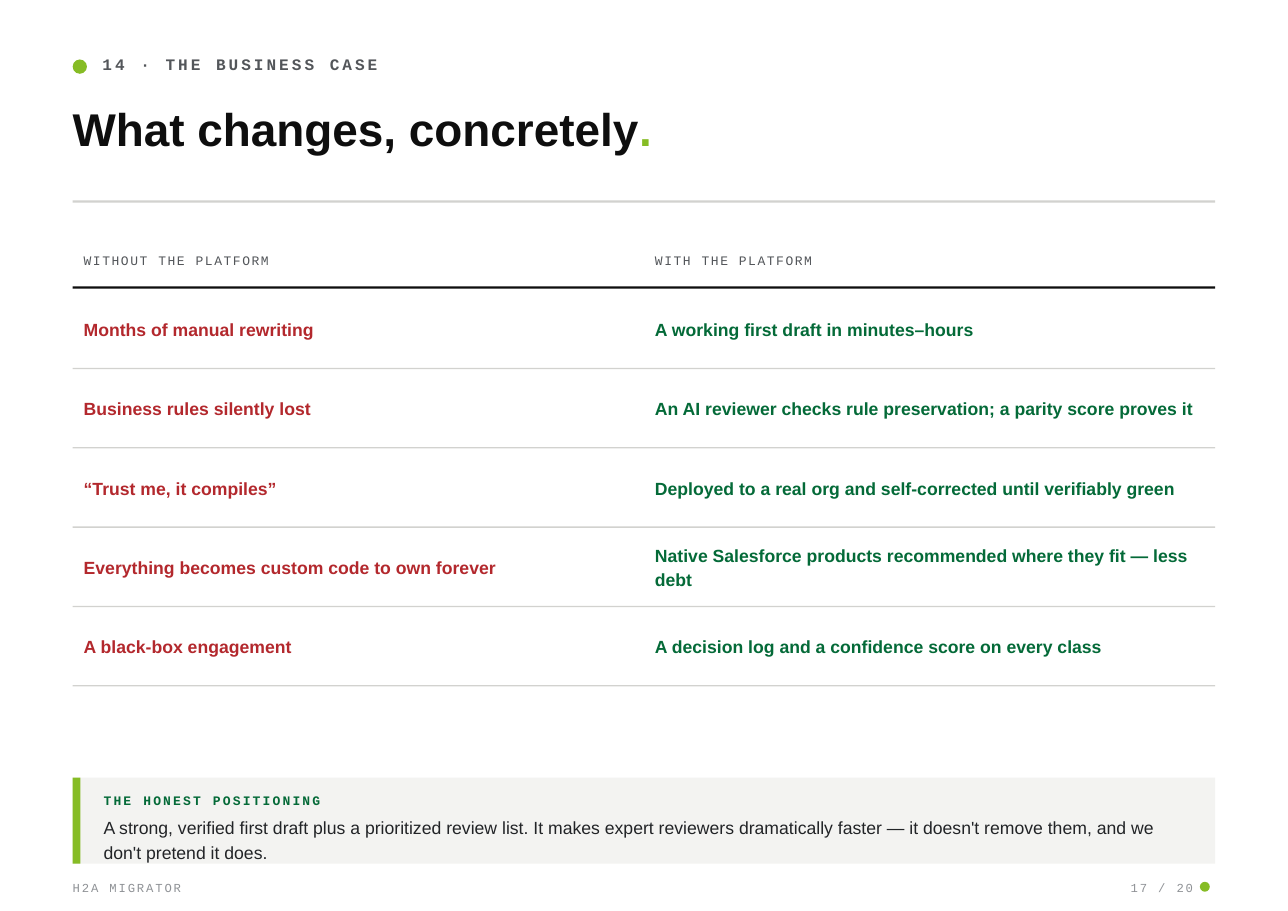
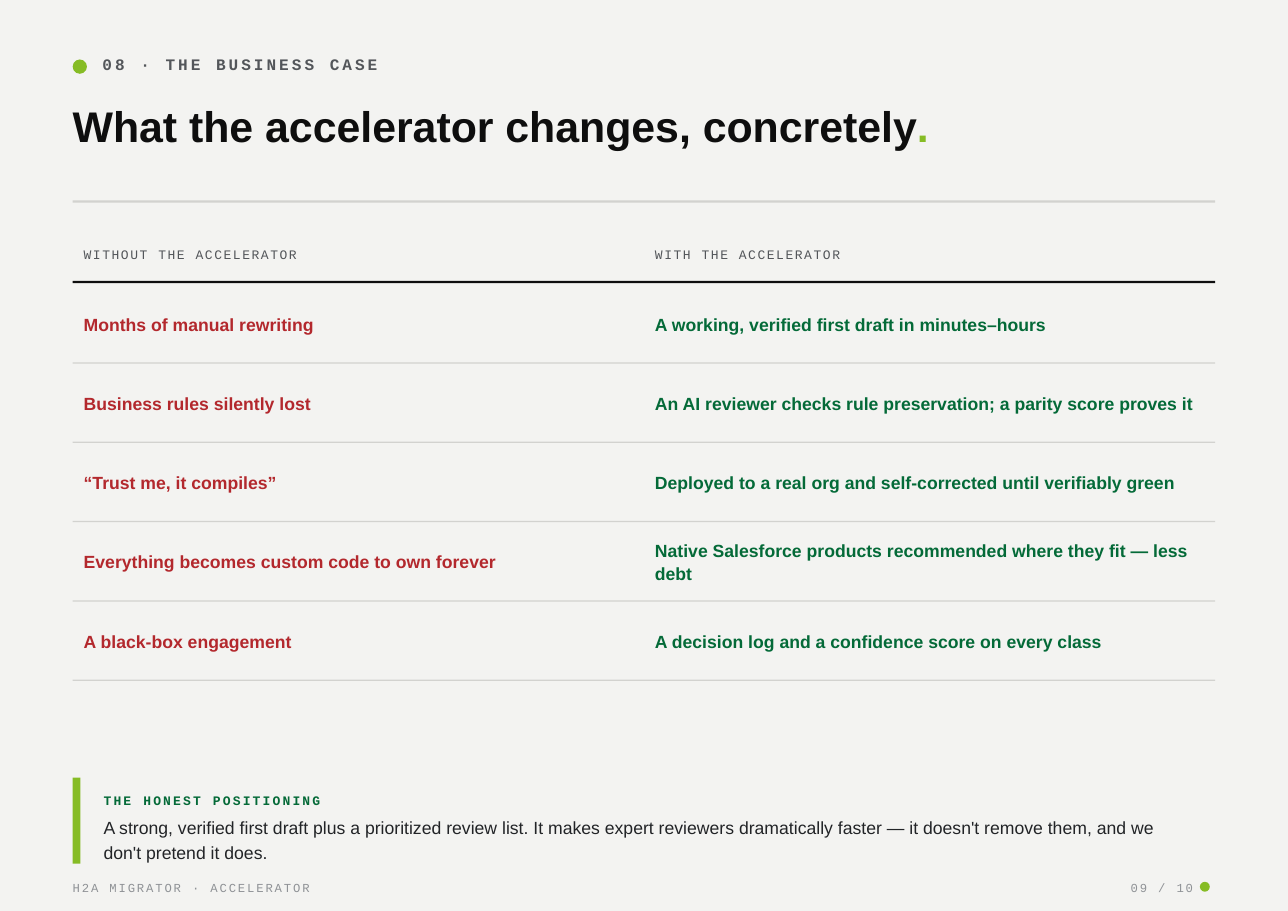
Before and after one commit to Vikaschd04/SAP_Salesforce_Migrator, a slide deck: slide 9 of docs/DEMO_DECK.pptx (slide 17 before the commit). Drawn at 1288x911 pixels with LibreOffice and Linux fonts; fonts in the diff are those of the drawing. Boxes give left, top, right and bottom in pixels: in the first picture for what was removed or moved away, otherwise in the second. Text is boxed around its words. In the diff, an @@ line names an element or a change of style, - is before the commit and + after.

Commit message:
refactor: update H2A Migrator deck generation script to a 10-slide executive accelerator format and remove obsolete PDF.

```diff
--- a/docs/DEMO_DECK.pptx
+++ b/docs/DEMO_DECK.pptx
@@ rectangle added at [0, 0, 1288, 911], fill #F3F3F1 @@
@@ text at [102, 59, 378, 70]: text changed @@
-14 · THE BUSINESS CASE
+08 · THE BUSINESS CASE
@@ text at [73, 111, 929, 151]: text changed; size 30 to 28 pt @@
-What changes, concretely.
+What the accelerator changes, concretely.
@@ text at [84, 250, 297, 259]: text changed @@
-WITHOUT THE PLATFORM
+WITHOUT THE ACCELERATOR
@@ text at [655, 250, 840, 259]: text changed @@
-WITH THE PLATFORM
+WITH THE ACCELERATOR
@@ 9 texts, 6 rectangles: place and size @@
-9 texts, 6 rectangles at [73, 286, 1215, 686]
+9 texts, 6 rectangles at [73, 281, 1215, 681]
@@ text at [655, 318, 1046, 335]: text changed @@
-A working first draft in minutes–hours
+A working, verified first draft in minutes–hours
@@ text at [73, 884, 309, 892]: text changed @@
-H2A MIGRATOR
+H2A MIGRATOR · ACCELERATOR
@@ text at [1131, 884, 1194, 892]: text changed @@
-17 / 20
+09 / 10
```
Also in this commit, not shown: 9 other slides changed, 10 slides removed, 4 other files.
